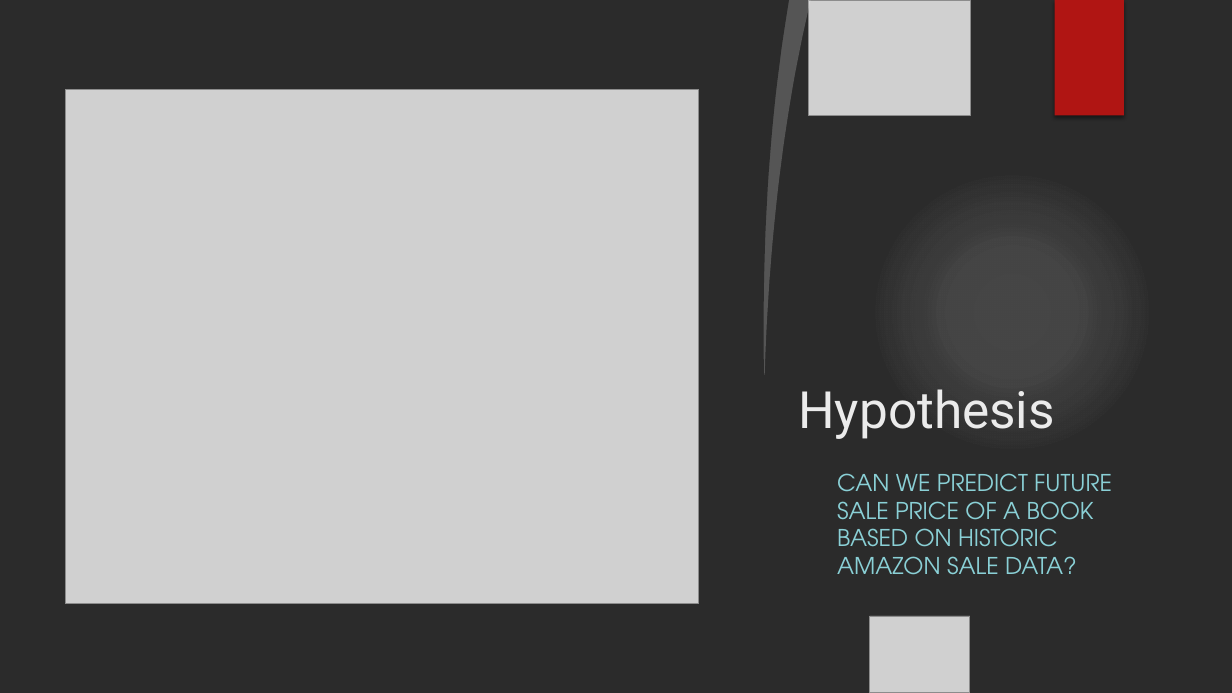
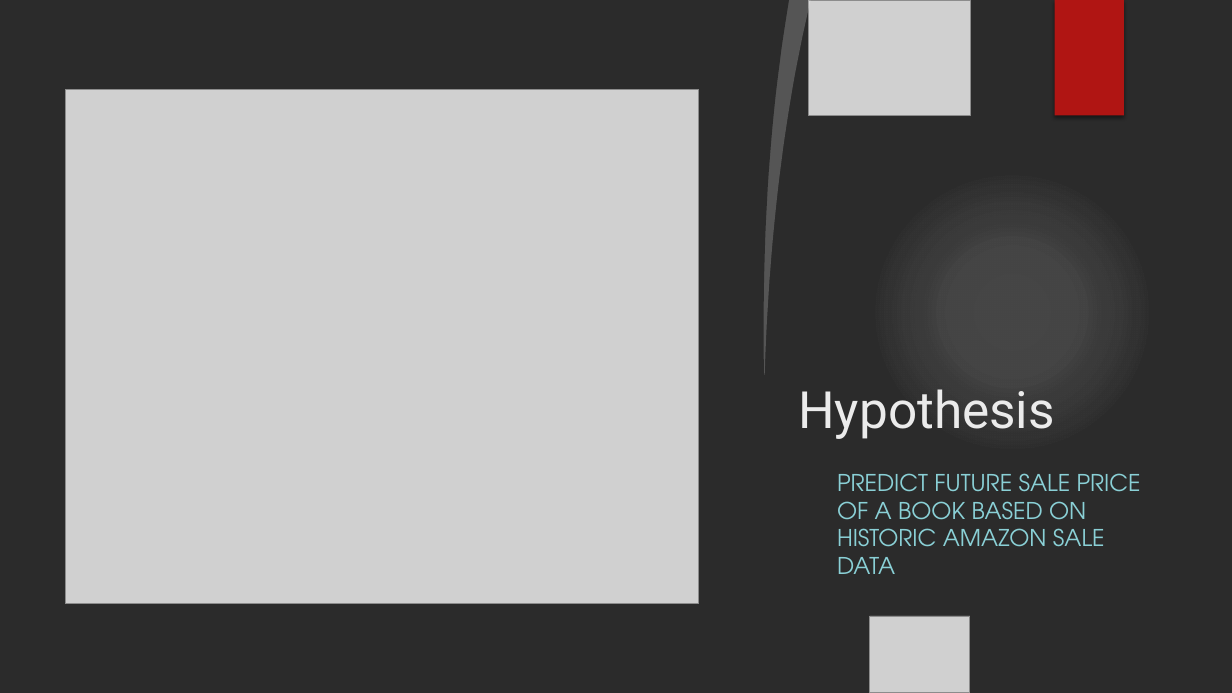
Before and after one commit to georgetown-analytics/Booksville, a slide deck: slide 5 of presentation/Booksville Presentation.pptx. Drawn at 1232x693 pixels with LibreOffice and Linux fonts; fonts in the diff are those of the drawing; grey boxes stand for pictures; background and template pictures are left out; a plain dark background stands for a picture behind light text. Boxes give left, top, right and bottom in pixels: in the first picture for what was removed or moved away, otherwise in the second. Text is boxed around its words. In the diff, an @@ line names an element or a change of style, - is before the commit and + after.

```diff
--- a/presentation/Booksville Presentation.pptx
+++ b/presentation/Booksville Presentation.pptx
@@ text at box(837, 473, 1141, 574): text changed @@
-CAN WE PREDICT FUTURE SALE PRICE OF A BOOK BASED ON HISTORIC AMAZON SALE DATA?
+PREDICT FUTURE SALE PRICE OF A BOOK BASED ON HISTORIC AMAZON SALE DATA
```
Also in this commit, not shown: 3 other slides changed, 4 slides added, 1 other file.
